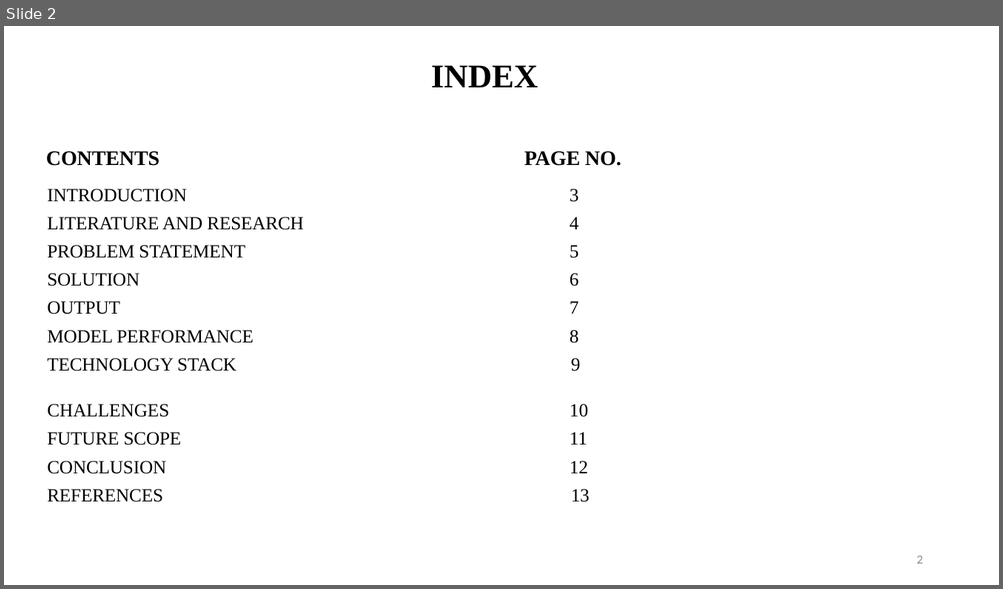
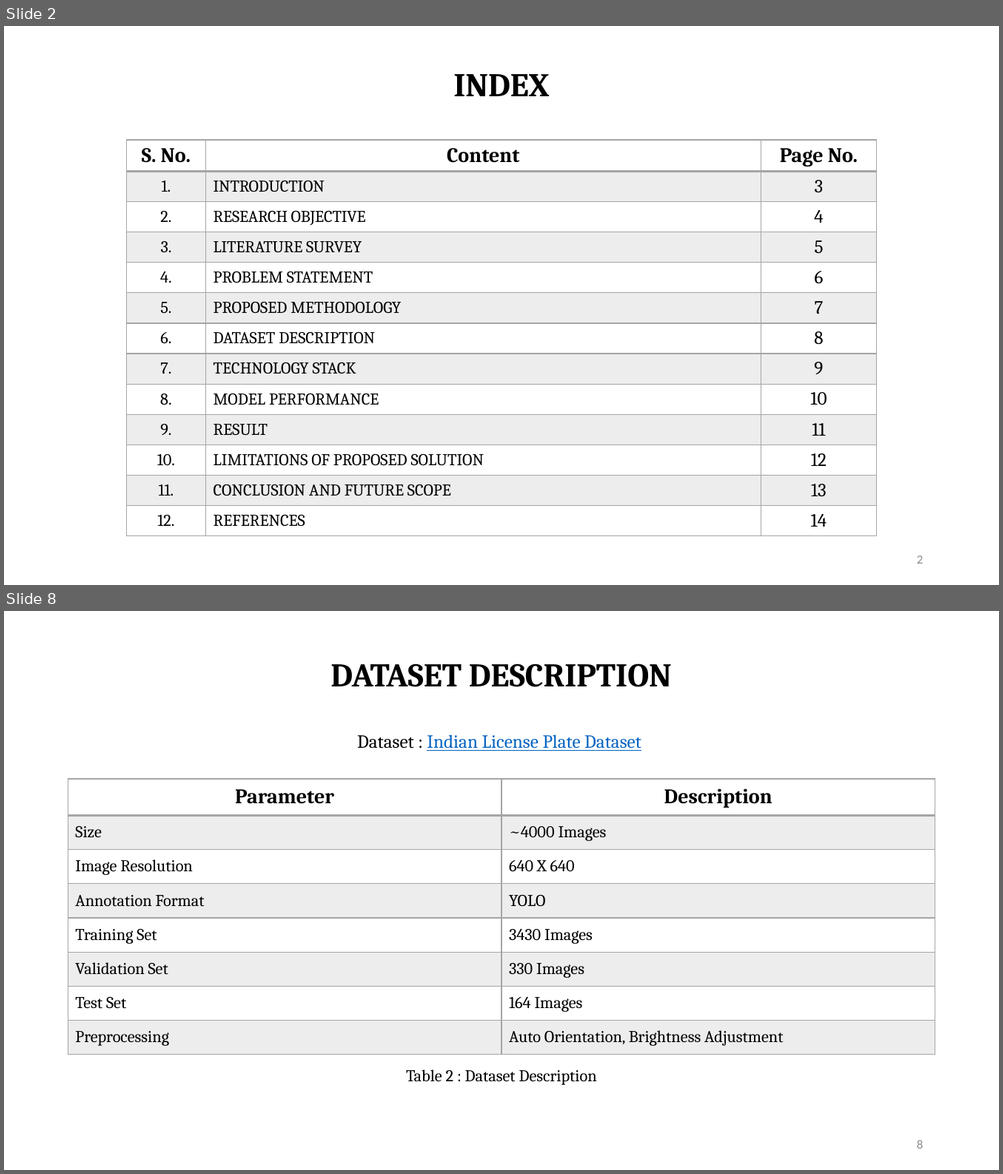
Before and after one commit to aryann-21/ALPR, a slide deck: MAJOR_PPT.pptx. Shown one above the other, each under a label of ours: slide 2 before the commit, slides 2 and 8 after it; the slides between them are not shown. The pictures are 1003x589 and 1003x1174 pixels, drawn with LibreOffice and Linux fonts; fonts in the diff are those of the drawing. Boxes give left, top, right and bottom in pixels: in the first picture for what was removed or moved away, otherwise in the second. Text is boxed around its words. In the diff, an @@ line names an element or a change of style, - is before the commit and + after.

Commit message:
got performance metrics

```diff
--- a/MAJOR_PPT.pptx
+++ b/MAJOR_PPT.pptx
@@ slide 8 added at [4,611,999,1170], background #FFFFFF @@
@@ title added at [330,664,671,687], 32 pt, text #000000, bold @@
+DATASET DESCRIPTION
@@ text added at [357,735,641,751], 18 pt, text #0563C1, underline @@
+Dataset : Indian License Plate Dataset
@@ table added at [68,779,935,1055], 8 rows, 2 columns @@
+Parameter | Description
+Size | ~4000 Images
+Image Resolution | 640 X 640
+Annotation Format | YOLO
+Training Set | 3430 Images
+Validation Set | 330 Images
+Test Set | 164 Images
+Preprocessing | Auto Orientation, Brightness Adjustment
@@ text added at [406,1070,597,1085], 16 pt, text #000000 @@
+Table 2 : Dataset Description
@@ page number added at [916,1140,922,1149], 12 pt, text #8C8C8C @@
+8
@@ slide 2 changed as well @@
@@ title "INDEX": place and size @@
-title "INDEX" at [431,65,538,87]
+title "INDEX" at [453,74,549,96]
@@ title "INDEX" at [453,74,549,96]: font Times New Roman to Cambria @@
@@ text removed at [46,151,621,503] @@
-CONTENTS PAGE NO.
-INTRODUCTION 3
-LITERATURE AND RESEARCH 4
-PROBLEM STATEMENT 5
-SOLUTION 6
-OUTPUT 7
-MODEL PERFORMANCE 8
-TECHNOLOGY STACK 9
-CHALLENGES 10
-FUTURE SCOPE 11
-CONCLUSION 12
-REFERENCES 13
@@ table added at [126,140,877,538], 13 rows, 3 columns @@
+S. No. | Content | Page No.
+1. | INTRODUCTION | 3
+2. | RESEARCH OBJECTIVE | 4
+3. | LITERATURE SURVEY | 5
+4. | PROBLEM STATEMENT | 6
+5. | PROPOSED METHODOLOGY | 7
+6. | DATASET DESCRIPTION | 8
+7. | TECHNOLOGY STACK | 9
+8. | MODEL PERFORMANCE | 10
+9. | RESULT | 11
+10. | LIMITATIONS OF PROPOSED SOLUTION | 12
+11. | CONCLUSION AND FUTURE SCOPE | 13
+12. | REFERENCES | 14
```
Also in this commit, not shown: 3 other slides changed, 9 other slides added, 9 slides removed, 1 other file.
